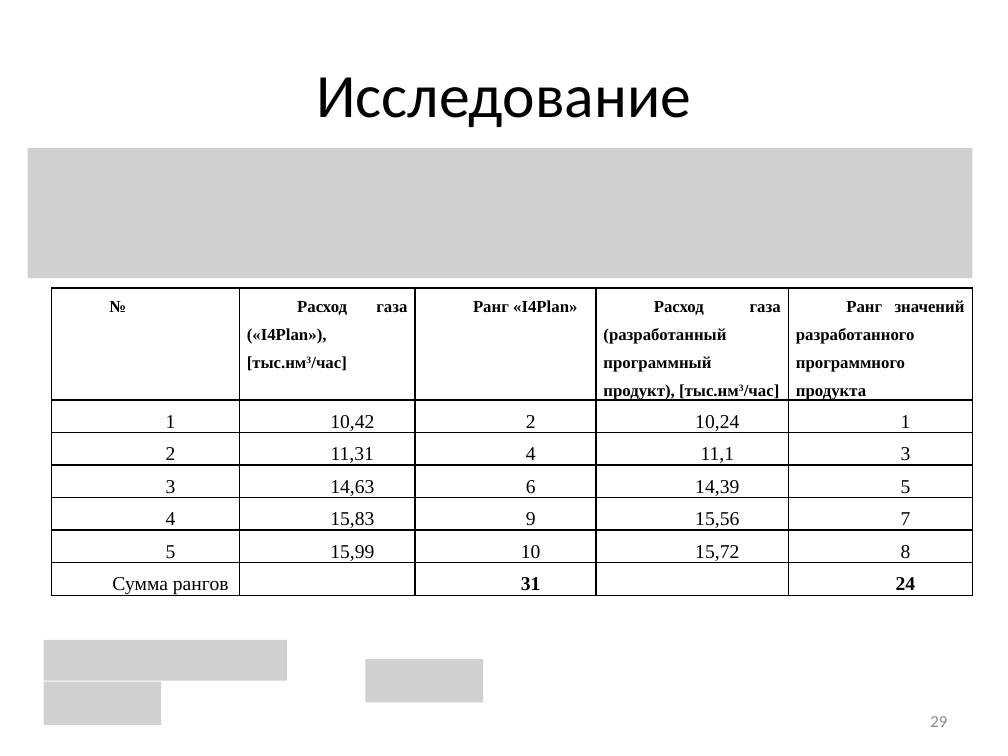
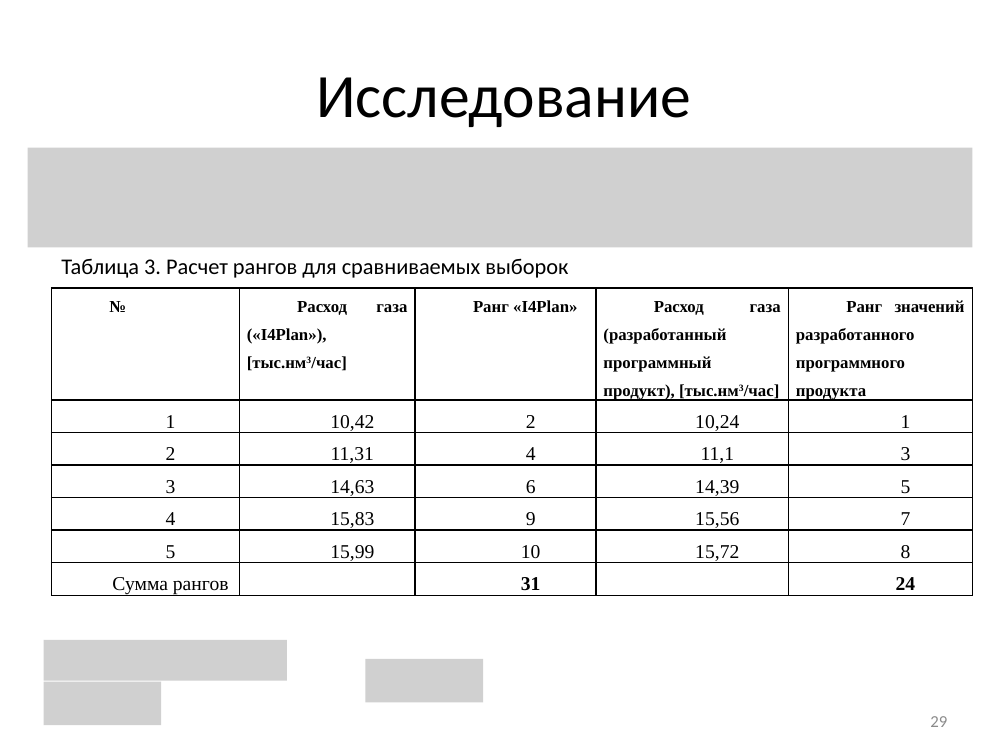
Before and after one commit to arkuzmin/diplom, a slide deck: slide 29 of optimization/4 семестр/Смотр 19.05.14/Презентация.pptx. Drawn at 1008x756 pixels with LibreOffice and Linux fonts; fonts in the diff are those of the drawing; grey boxes stand for pictures. Boxes give left, top, right and bottom in pixels: in the first picture for what was removed or moved away, otherwise in the second. Text is boxed around its words. In the diff, an @@ line names an element or a change of style, - is before the commit and + after.

```diff
--- a/optimization/4 семестр/Смотр 19.05.14/Презентация.pptx
+++ b/optimization/4 семестр/Смотр 19.05.14/Презентация.pptx
@@ picture: place and size @@
-picture at <box>28,148,973,278</box>
+picture at <box>28,148,973,248</box>
@@ text added at <box>61,258,568,278</box>, 16 pt, text #000000 @@
+Таблица 3. Расчет рангов для сравниваемых выборок
```
Also in this commit, not shown: 13 other slides changed, 1 slide added, 1 slide removed, 2 other files.
